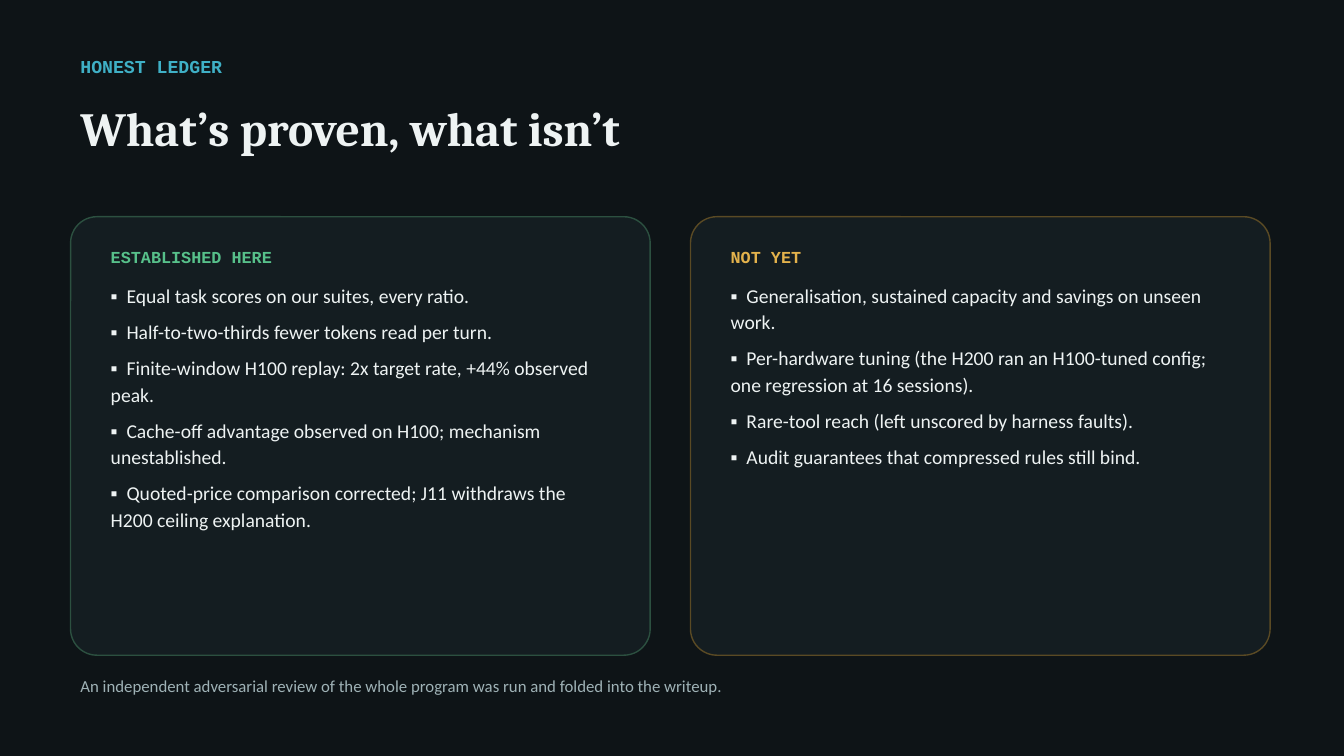
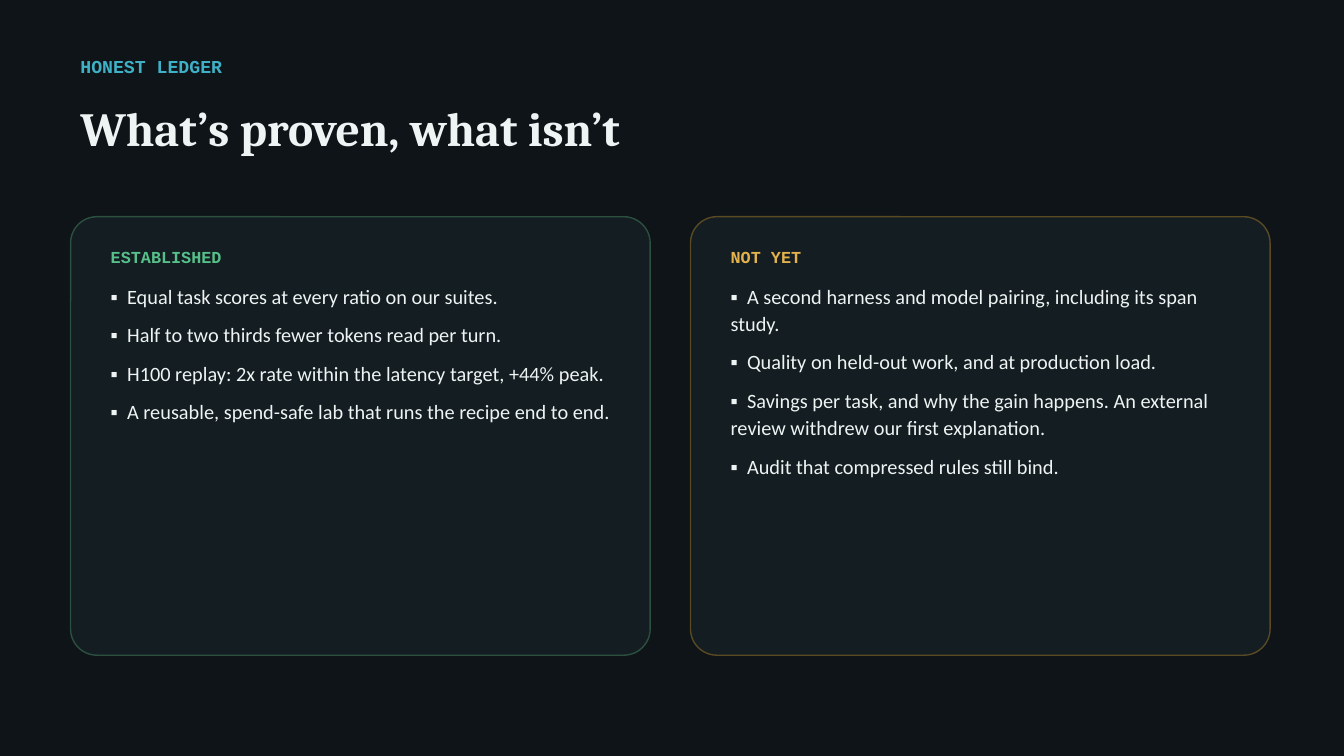
Before and after one commit to arunmenon/gisting-coding-agent, a slide deck: slide 10 of Gisting-CTO-deck.pptx (slide 11 before the commit). Drawn at 1344x756 pixels with LibreOffice and Linux fonts; fonts in the diff are those of the drawing. Boxes give left, top, right and bottom in pixels: in the first picture for what was removed or moved away, otherwise in the second. Text is boxed around its words. In the diff, an @@ line names an element or a change of style, - is before the commit and + after.

Commit message:
Deck: reframe gisting as a Lattice cost pillar
Four-lever cost equation (meta-harness, gisting, adaptive routing,
distillation), recipe with a per-pairing span study as step zero,
portable vs per-pairing split, Jetstream PDLC fit (inner loop, outer
loop, memory), ask for a second harness and model pairing. Run-level
corrections and the per-dollar table move to the appendix. HTML and
PowerPoint rebuilt in sync; white paper content unchanged.

```diff
--- a/Gisting-CTO-deck.pptx
+++ b/Gisting-CTO-deck.pptx
@@ text at (111,252,610,423): text changed; size 14 to 14.5 pt @@
-ESTABLISHED HERE
-▪ Equal task scores on our suites, every ratio.
-▪ Half-to-two-thirds fewer tokens read per turn.
-▪ Finite-window H100 replay: 2x target rate, +44% observed peak.
-▪ Cache-off advantage observed on H100; mechanism unestablished.
-▪ Quoted-price comparison corrected; J11 withdraws the H200 ceiling explanation.
+ESTABLISHED
+▪ Equal task scores at every ratio on our suites.
+▪ Half to two thirds fewer tokens read per turn.
+▪ H100 replay: 2x rate within the latency target, +44% peak.
+▪ A reusable, spend-safe lab that runs the recipe end to end.
@@ text at (731,290,1209,478): text changed; size 14 to 14.5 pt @@
-▪ Generalisation, sustained capacity and savings on unseen work.
-▪ Per-hardware tuning (the H200 ran an H100-tuned config; one regression at 16 sessions).
-▪ Rare-tool reach (left unscored by harness faults).
-▪ Audit guarantees that compressed rules still bind.
+▪ A second harness and model pairing, including its span study.
+▪ Quality on held-out work, and at production load.
+▪ Savings per task, and why the gain happens. An external review withdrew our first explanation.
+▪ Audit that compressed rules still bind.
@@ text removed at (80,680,721,695) @@
-An independent adversarial review of the whole program was run and folded into the writeup.
```
Also in this commit, not shown: 6 other slides changed, 8 slides added, 7 slides removed, 4 other files.
